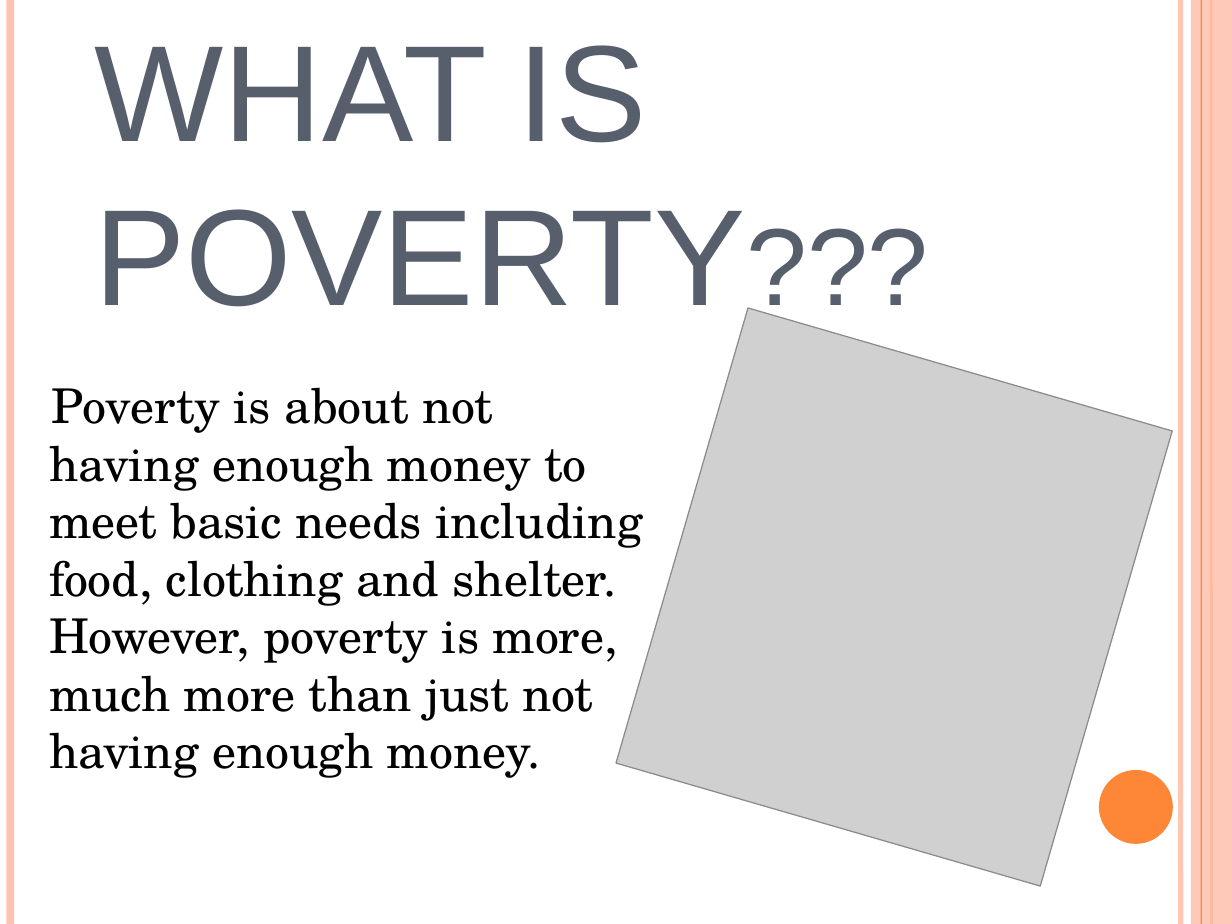
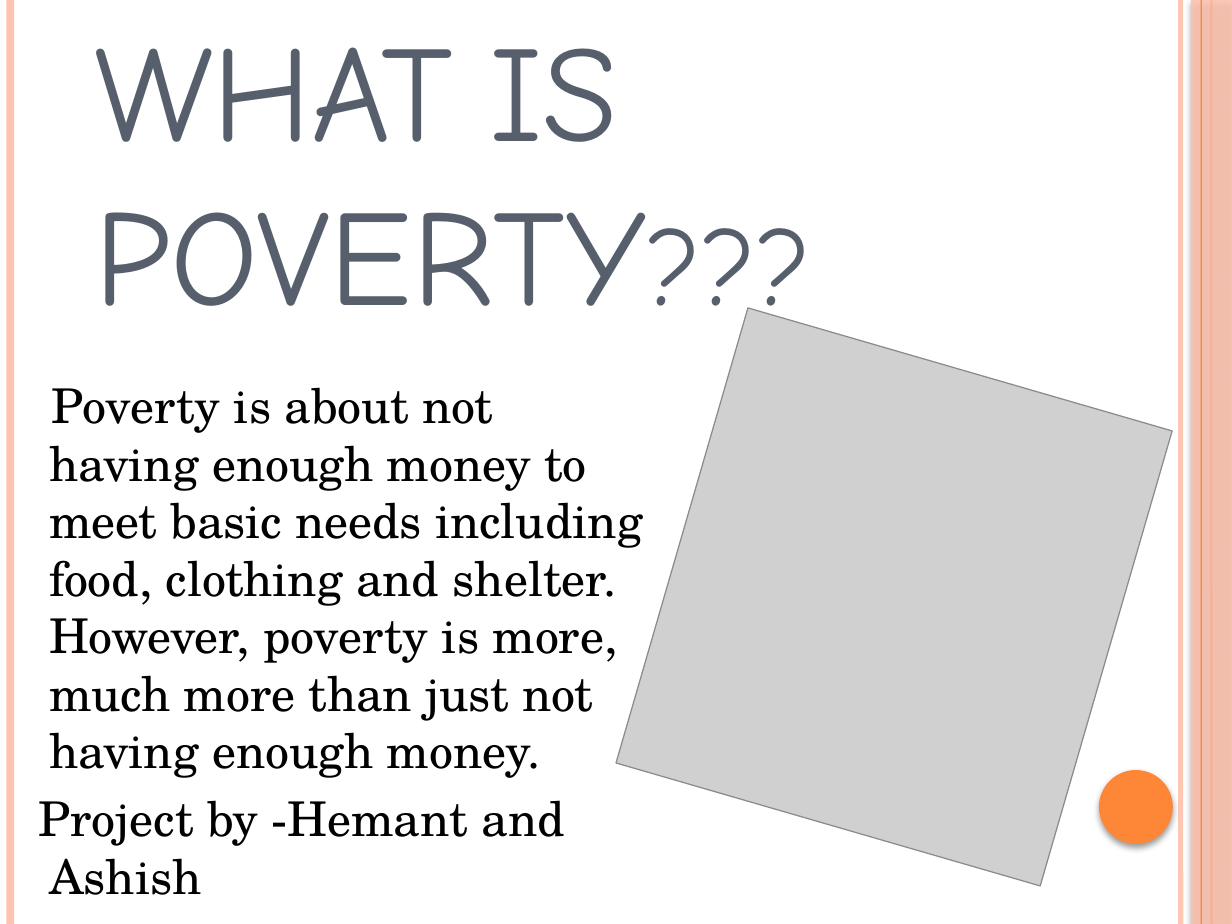
Before and after one commit to ashuche-niya/ashuche-niya.github.io, a slide deck: slide 2 of POVERTY IN INDIA.pptx. Drawn at 1232x924 pixels with LibreOffice and Linux fonts; fonts in the diff are those of the drawing; grey boxes stand for pictures. Boxes give left, top, right and bottom in pixels: in the first picture for what was removed or moved away, otherwise in the second. Text is boxed around its words. In the diff, an @@ line names an element or a change of style, - is before the commit and + after.

Commit message:
commit by Hemant

```diff
--- a/POVERTY IN INDIA.pptx
+++ b/POVERTY IN INDIA.pptx
@@ rectangle at box(1191, 0, 1232, 924): shadow on @@
@@ text "WHAT IS POVERTY???" at box(94, 47, 646, 306): font Arial to Comic Neue @@
@@ ellipse at box(1099, 770, 1173, 844): shadow on @@
@@ text at box(39, 800, 564, 895): paragraph added @@
+Project by -Hemant and Ashish
```
Also in this commit, not shown: 8 other slides changed.
